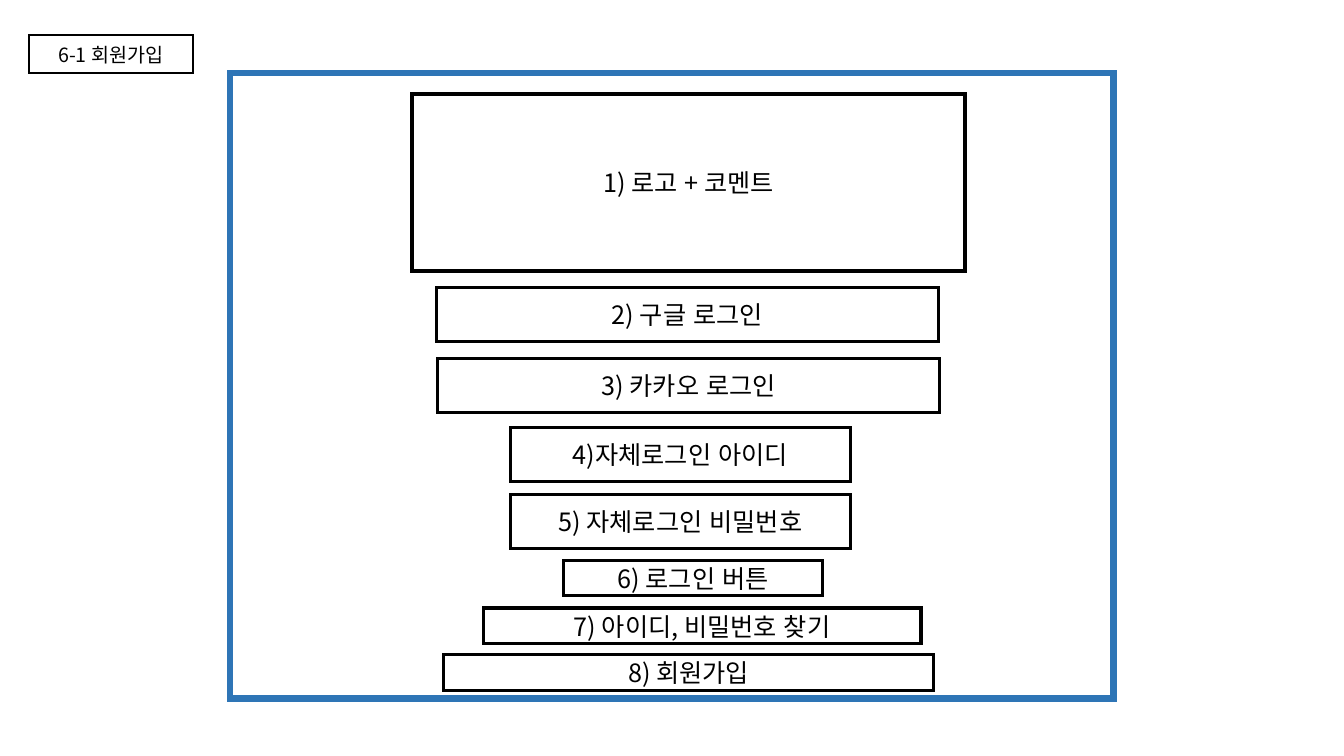
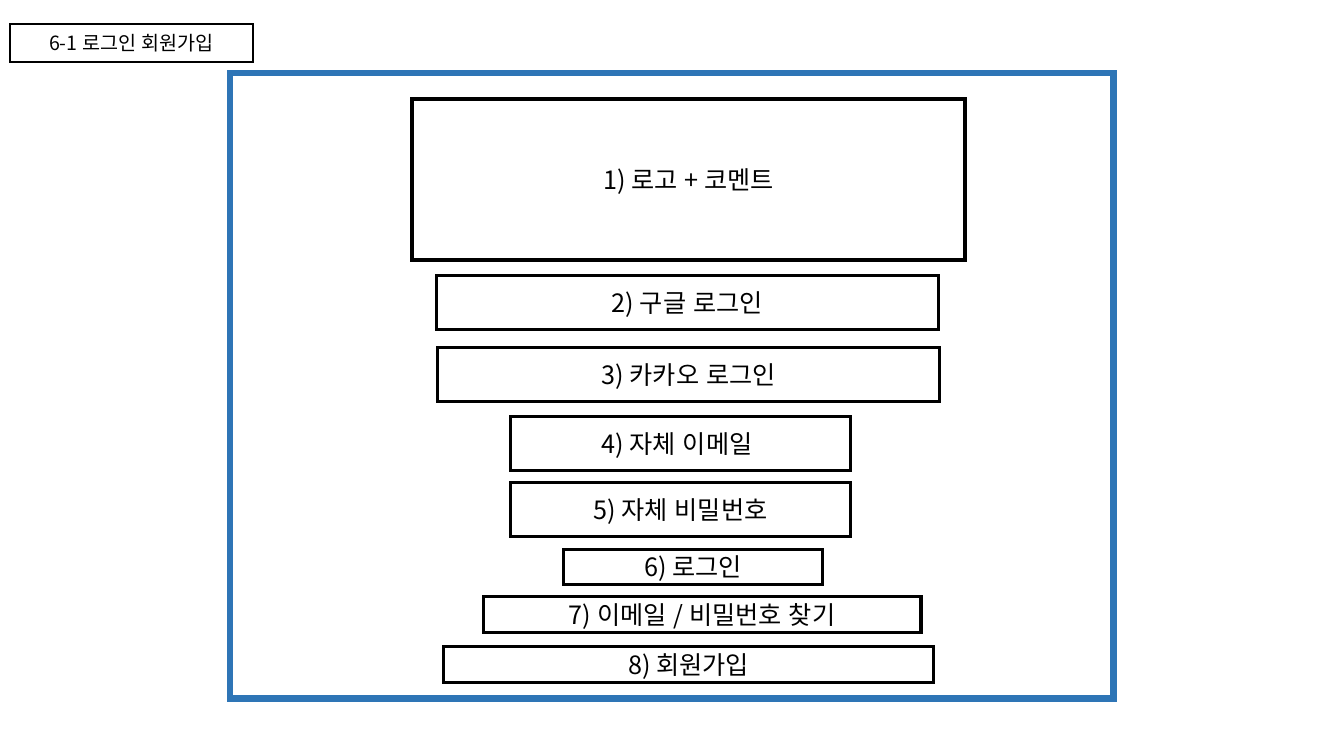
Before and after one commit to KKAKDI/5GONG, a slide deck: slide 1 of 오공 스토리보드.pptx. Drawn at 1344x756 pixels with LibreOffice and Linux fonts; fonts in the diff are those of the drawing. Boxes give left, top, right and bottom in pixels: in the first picture for what was removed or moved away, otherwise in the second. Text is boxed around its words. In the diff, an @@ line names an element or a change of style, - is before the commit and + after.

```diff
--- a/오공 스토리보드.pptx
+++ b/오공 스토리보드.pptx
@@ rectangle "6-1 로그인 회원가입" resized from (x1=29, y1=35, x2=193, y2=73) to (x1=10, y1=24, x2=253, y2=62) @@
@@ text in rectangle at (x1=49, y1=33, x2=214, y2=52): text changed @@
-6-1 회원가입
+6-1 로그인 회원가입
@@ rectangle "1) 로고 + 코멘트" resized from (x1=412, y1=95, x2=965, y2=271) to (x1=412, y1=99, x2=965, y2=260) @@
@@ 6 rectangles moved together from (x1=437, y1=287, x2=940, y2=644) to (x1=437, y1=276, x2=940, y2=633) @@
@@ text in rectangle at (x1=601, y1=432, x2=753, y2=458): text changed @@
-4)자체로그인 아이디
+4) 자체 이메일
@@ text in rectangle at (x1=593, y1=498, x2=768, y2=524): text changed @@
-5) 자체로그인 비밀번호
+5) 자체 비밀번호
@@ text in rectangle at (x1=644, y1=555, x2=742, y2=581): text changed @@
-6) 로그인 버튼
+6) 로그인
@@ text in rectangle at (x1=569, y1=603, x2=835, y2=629): text changed @@
-7) 아이디, 비밀번호 찾기
+7) 이메일 / 비밀번호 찾기
@@ rectangle "8) 회원가입" moved from (x1=444, y1=654, x2=934, y2=691) to (x1=444, y1=647, x2=934, y2=684) @@
```
Also in this commit, not shown: 6 other slides changed, 10 slides added.
